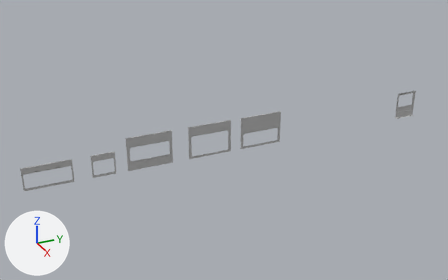
The FBX model Assets/Game/Models/Environment/Walls/Lab/SM_LabWindows.fbx as it was, and as the next commit left it.
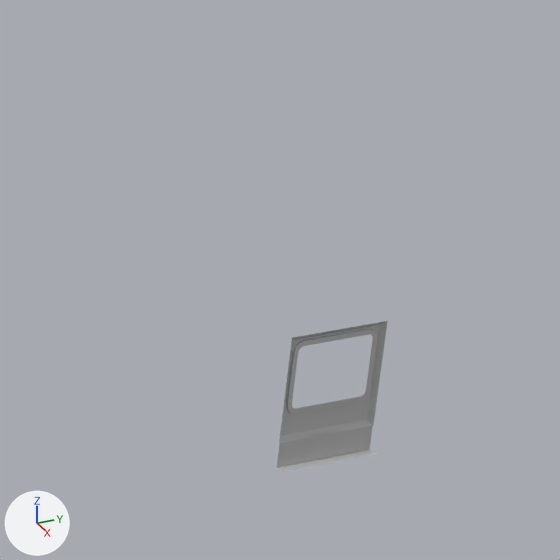
Each version appears first whole from a 50 mm lens placed at (91.6, -59.5, 48.2), pointed at (-1.5, -17.6, 1.6), and next in a close-up on the part from 77% to 100% of the width and 11% to 48% of the height. The lights are fixed; the arrows at lower left show +X, +Y and +Z. Where no turn or scale is listed for an object, it has been applied to the vertices. Vertices at the same position are counted once.

Objects in the first close-up: 'wall_Lab_Gate_Window_35x25'.
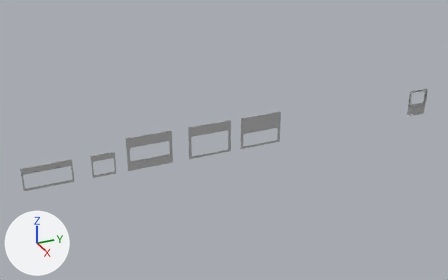
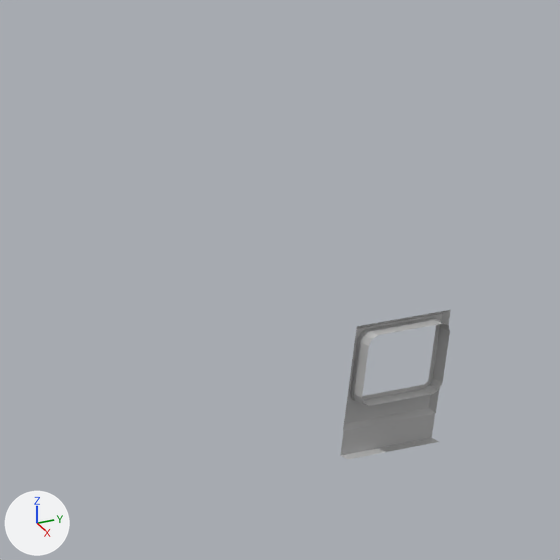
Pixel boxes (x1, y1, x2, y2) of what changed, in the close-ups (560 x 560 px):
```json
{"object": "wall_Lab_Gate_Window_35x25", "change": "reshaped, moved", "before": [277, 321, 388, 472], "after": [340, 310, 451, 459]}
{"part": 1, "of": "me_mesh_005", "change": "added", "after": [352, 319, 450, 406]}
```

The change, as JSON lines over the scene's bpy script:
```json
{"block": "me_mesh_005", "where": "me_mesh_005.from_pydata(...)  # 254 vertices, 244 faces; spans x -0.49..0.2, y -5.22..-0.77, z 0.0..5.23"}
{"block": "me_mesh_005", "where": "# used by ob_wall_lab_gate_window_35x25; location = (0.0, 25.0, 0.0)"}
{"block": "me_mesh_005", "where": "# verts and faces of me_mesh_005; kept vertices keep their numbers, new ones are numbered from 254"}
{"block": "me_mesh_005", "where": "# before: 229 (-0.45, -3.0, 4.92) at pixel (335, 335), 230 (-0.45, -3.0, 2.08), 231 (-0.45, -1.08, 4.54), 232 (-0.45, -1.46, 4.92) at pixel (368, 329), 233 (-0.45, -1.46, 2.08)"}
{"block": "me_mesh_005", "where": "# before: 234 (-0.45, -1.08, 2.46), 235 (-0.45, -4.92, 2.46) at pixel (286, 404), 236 (-0.45, -4.54, 2.08) at pixel (293, 412), 237 (-0.45, -4.54, 4.92) at pixel (302, 341), 238 (-0.45, -4.92, 4.54) at pixel (293, 352)"}
{"block": "me_mesh_005", "where": "# before: 239 (-0.45, -4.81, 4.81) at pixel (296, 344), 240 (-0.45, -4.81, 2.19) at pixel (288, 410), 241 (-0.45, -1.19, 4.81) at pixel (373, 331), 242 (-0.45, -1.19, 2.19) at pixel (365, 396)"}
{"block": "me_mesh_005", "change": "me_mesh_005 part 1"}
{"op": "add", "block": "me_mesh_005", "code": "for new, old in zip([*range(254, 268)], [*range(229, 243)]): verts[new] = verts[old] + (0.65, 0.0, 0.0)"}
{"op": "add", "block": "me_mesh_005", "code": "faces += [(238, 239, 264, 263), (237, 262, 264, 239), (229, 254, 262, 237), (230, 236, 261, 255), (236, 240, 265, 261), (235, 260, 265, 240)]"}
{"op": "add", "block": "me_mesh_005", "code": "faces += [(235, 238, 263, 260), (229, 232, 257, 254), (232, 241, 266, 257), (231, 256, 266, 241), (231, 234, 259, 256), (234, 242, 267, 259)]"}
{"op": "add", "block": "me_mesh_005", "code": "faces += [(233, 258, 267, 242), (230, 255, 258, 233)]"}
{"op": "set", "path": "ob_wall_lab_gate_window_35x25.location", "old": "(0.0, 25.0, 0.0)", "new": "(0.0, 28.0, 0.0)"}
```
